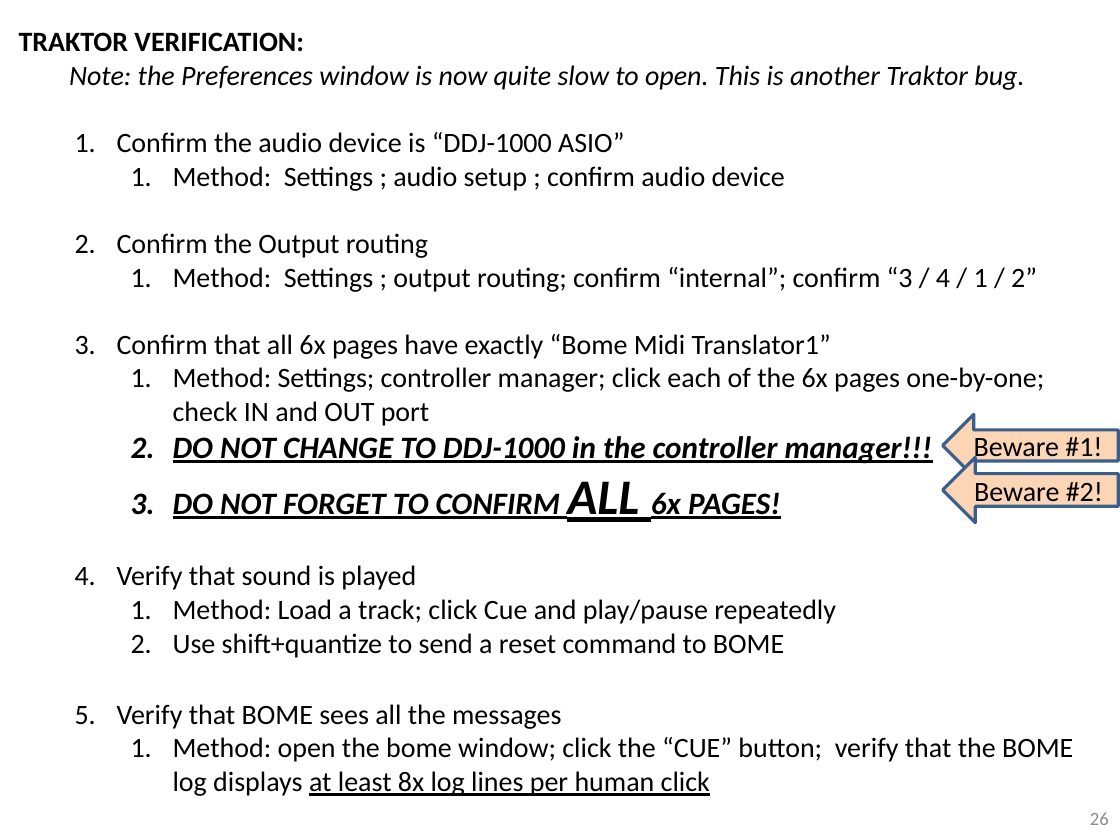
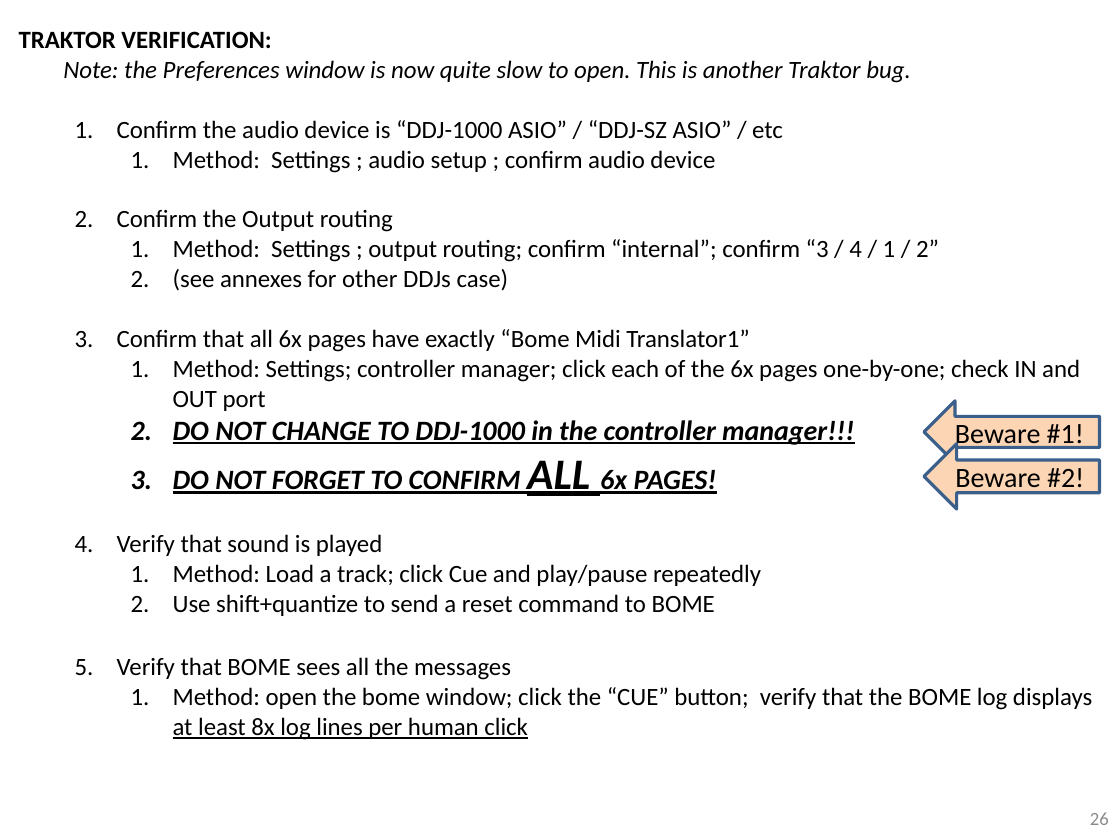
Before and after one commit to pestrela/music, a slide deck: slide 26 of traktor/mapping_ddj_1000/Support files/Source files/DDJ - BOME Installation Guide.pptx. Drawn at 1120x840 pixels with LibreOffice and Linux fonts; fonts in the diff are those of the drawing. Boxes give left, top, right and bottom in pixels: in the first picture for what was removed or moved away, otherwise in the second. Text is boxed around its words. In the diff, an @@ line names an element or a change of style, - is before the commit and + after.

```diff
--- a/traktor/mapping_ddj_1000/Support files/Source files/DDJ - BOME Installation Guide.pptx
+++ b/traktor/mapping_ddj_1000/Support files/Source files/DDJ - BOME Installation Guide.pptx
@@ text at [19,31,1092,740]: size 18 to 16 pt in "TRAKTOR VERIFICATION:", "Note: the Preferences window is now quite ...", "Method: Settings ; audio setup ; confirm ...", "Confirm the Output routing" and 8 more places; size 20 to 18 pt in "DO NOT CHANGE TO DDJ-1000 in the ...", "DO NOT FORGET TO CONFIRM 6x PAGES!"; size 32 to 28 pt in "ALL" @@
@@ text at [117,120,783,139]: text changed; size 18 to 16 pt @@
-  1. Confirm the audio device is “DDJ-1000 ASIO”
+  1. Confirm the audio device is “DDJ-1000 ASIO” / “DDJ-SZ ASIO” / etc
@@ text at [173,269,509,291]: paragraph added @@
+    2. (see annexes for other DDJs case)
@@ left arrow "Beware #1!": place and size @@
-left arrow "Beware #1!" at [943,414,1119,477]
+left arrow "Beware #1!" at [924,401,1100,464]
@@ left arrow "Beware #2!": place and size @@
-left arrow "Beware #2!" at [943,457,1119,522]
+left arrow "Beware #2!" at [924,444,1100,508]
```
Also in this commit, not shown: 17 other slides changed, 5 other files.
